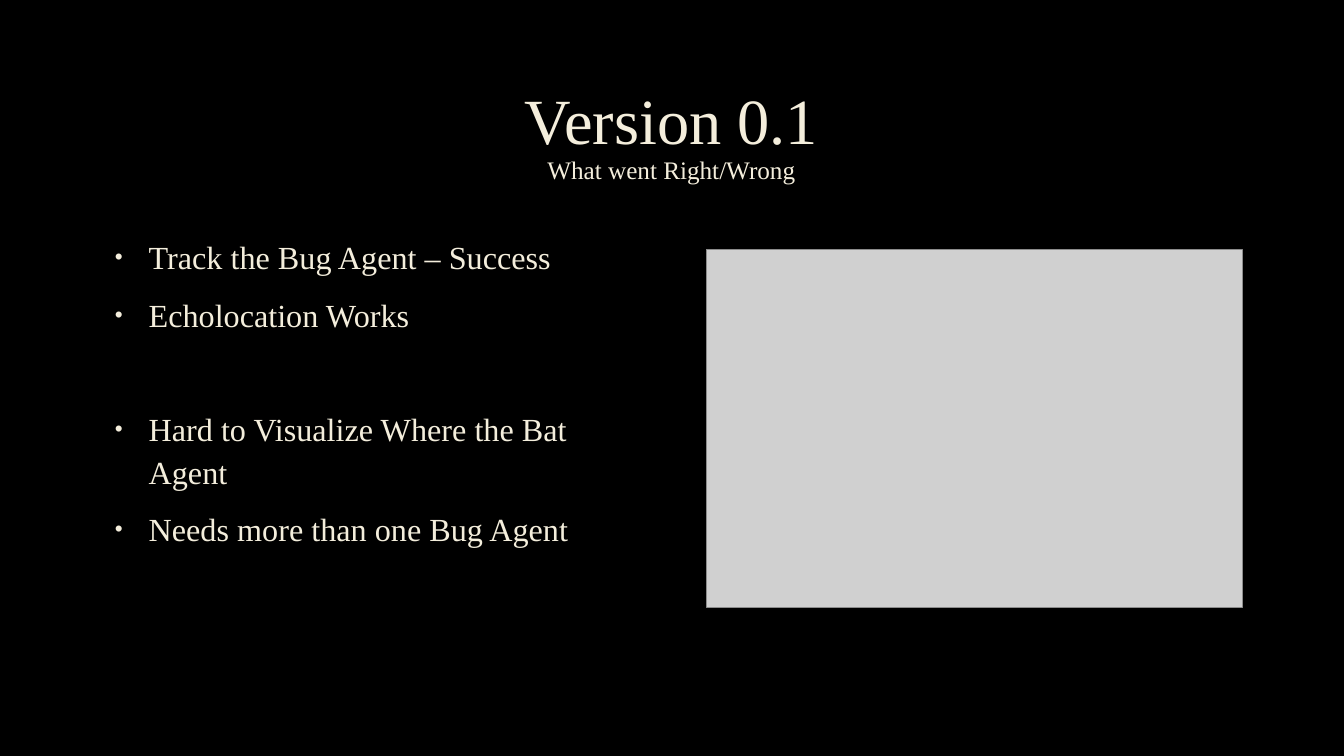
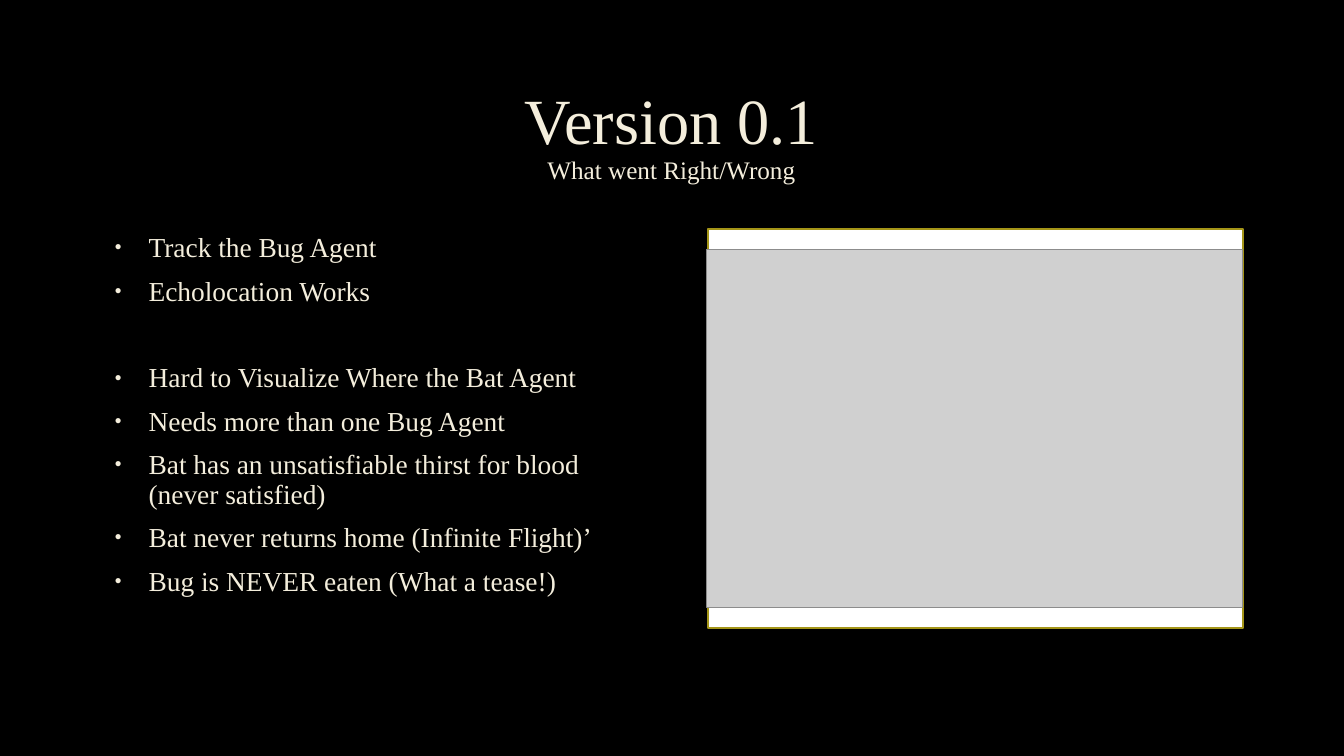
Before and after one commit to alexandermervar/cogs-q320, a slide deck: slide 4 of Final Project/Lost in the Sauce of Bat Flight Simulation.pptm. Drawn at 1344x756 pixels with LibreOffice and Linux fonts; fonts in the diff are those of the drawing; grey boxes stand for pictures; background and template pictures are left out. Boxes give left, top, right and bottom in pixels: in the first picture for what was removed or moved away, otherwise in the second. Text is boxed around its words. In the diff, an @@ line names an element or a change of style, - is before the commit and + after.

```diff
--- a/Final Project/Lost in the Sauce of Bat Flight Simulation.pptm
+++ b/Final Project/Lost in the Sauce of Bat Flight Simulation.pptm
@@ text at (149, 238, 377, 262): text changed; size 23 to 19.6 pt @@
-• Track the Bug Agent – Success
+• Track the Bug Agent
@@ rectangle added at (708, 229, 1243, 628), fill #FFFFFF, outline #A49518 1.25 pt @@
@@ text at (149, 282, 576, 436): size 23 to 19.6 pt in "Echolocation Works", "Hard to Visualize Where the Bat Agent", "Needs more than one Bug Agent"; line spacing 1.1 to 0.9 @@
@@ text at (149, 454, 592, 596): paragraphs added @@
+• Bat has an unsatisfiable thirst for blood (never satisfied)
+• Bat never returns home (Infinite Flight)’
+• Bug is NEVER eaten (What a tease!)
```
Also in this commit, not shown: 3 other slides changed, 4 slides added, 5 other files.
